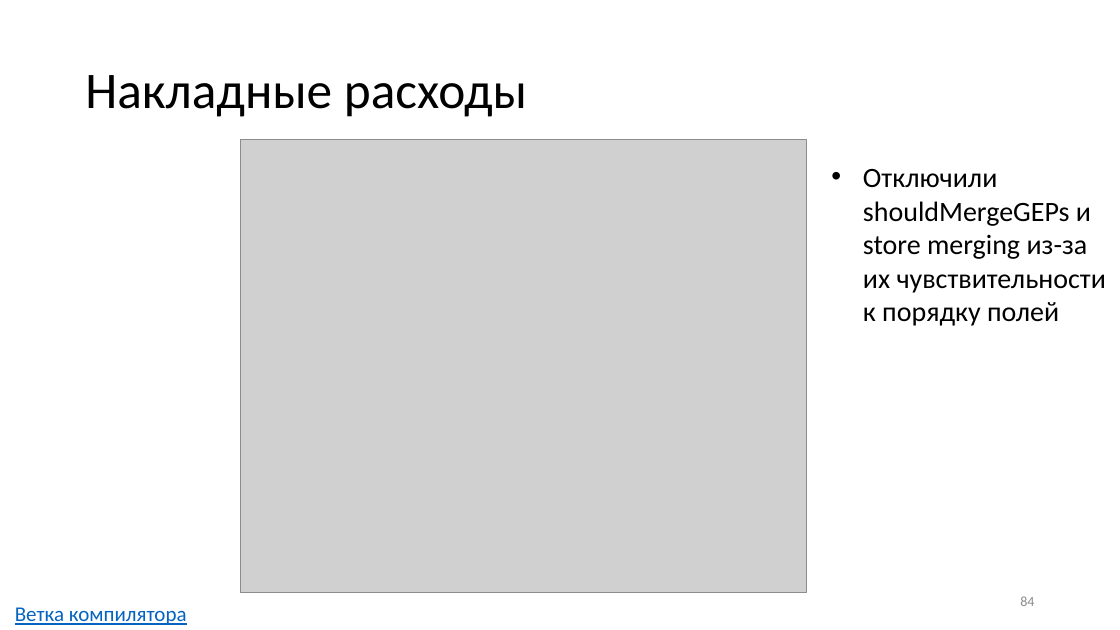
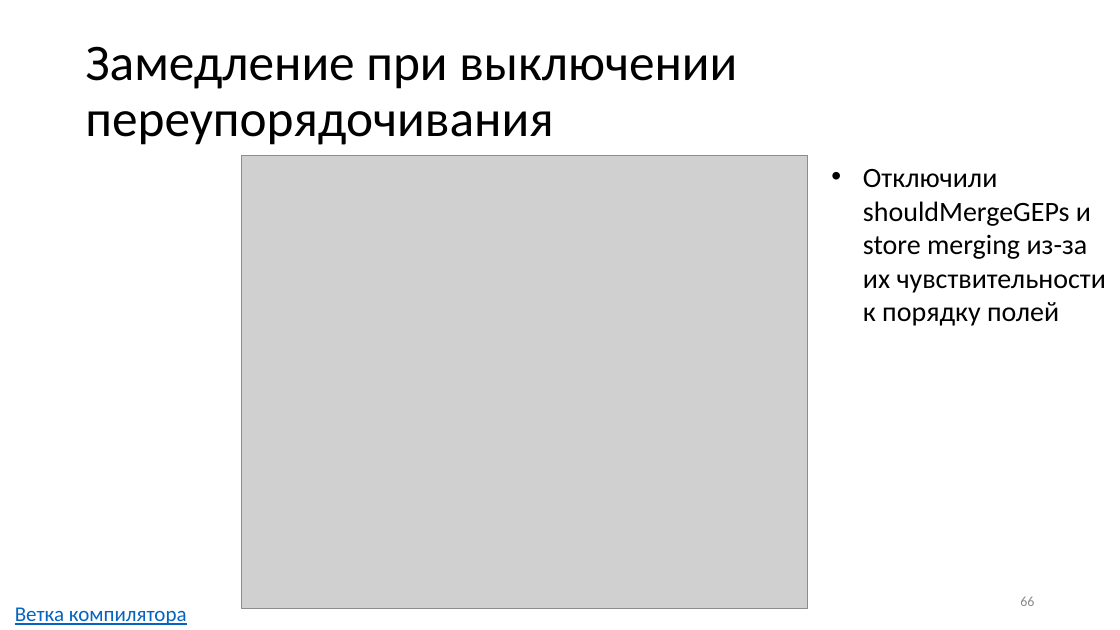
Before and after one commit to yugr/rust-slides, a slide deck: slide 66 of RU_short.pptx (slide 84 before the commit). Drawn at 1120x630 pixels with LibreOffice and Linux fonts; fonts in the diff are those of the drawing; grey boxes stand for pictures. Boxes give left, top, right and bottom in pixels: in the first picture for what was removed or moved away, otherwise in the second. Text is boxed around its words. In the diff, an @@ line names an element or a change of style, - is before the commit and + after.

```diff
--- a/RU_short.pptx
+++ b/RU_short.pptx
@@ title at box(85, 46, 737, 145): text changed @@
-Накладные расходы
+Замедление при выключении переупорядочивания
@@ picture: place and size @@
-picture at box(240, 139, 807, 592)
+picture at box(242, 155, 808, 608)
@@ page number at box(1020, 597, 1034, 606): text changed @@
-84
+66
```
Also in this commit, not shown: 10 other slides changed, 10 slides removed, 4 other files.
